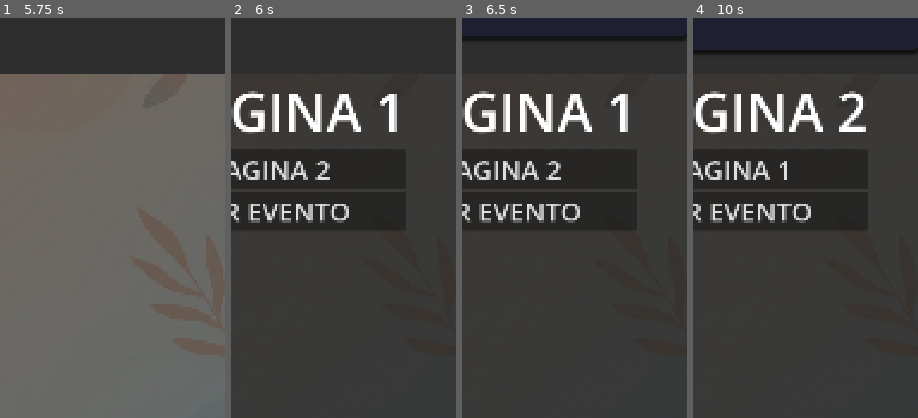
Above: before the commit, frames 1-4 (left to right).
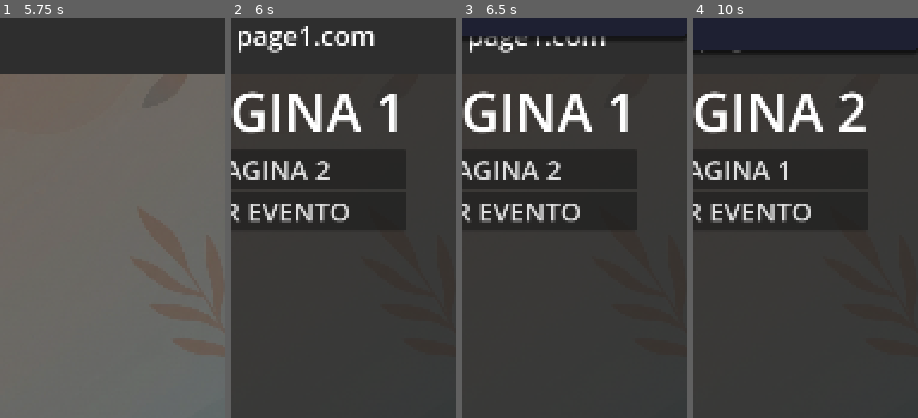
Above: after the commit, the same moments.

Repository: AlfredoCamarena/GD-Phone
Game: Godot game, scene res://_System/Main/main.tscn
Two runs of this game, one before a commit and one after it. Both use one fixed random seed, a clock stepped at 60 frames per second and the inputs below. The engine's default icon, where the game draws it, is replaced by a stand-in: a white triangle on a blue panel in a dark square. Sound files missing from this copy of the repository are replaced by a short silence.
Inputs (mouse positions are % of the whole screen's width and height, from its top left):
- Up to frame 1 (5.75 s): click "Message" at 0.5 s; click (50, 10) at 1.25 s; click (4, 79) at 2 s; click (4, 79) at 2.75 s; click "Pagina 2" at 3.5 s; click (26, 8) at 4.25 s; click (26, 8) at 5 s
- Up to frame 2 (6 s): click "Página 1" at 5.75 s
- Up to frame 3 (6.5 s): no input
- Up to frame 4 (10 s): click "IR A PAGINA 2" at 6.5 s; click "IR A PAGINA 1" at 7.25 s; click "ACTIVAR EVENTO" at 8 s; click (83, 96) at 8.75 s; click "IR A PAGINA 2" at 9.5 s
The pictures show only the part of the screen within x 48-98%, y 6-56%; the shares and areas given below are measured in that part.

Frame 1 is identical in both runs. In frame 2, 1.4% of the frame differs, in the area x 3-64%, y 2-9%; in frame 3, 0.9%; in frame 4, less than 0.1%.

Commit message:
Fix title not showing when opening webpage

Diff:
--- a/Apps/3_WebBrowser/web_browser.gd
+++ b/Apps/3_WebBrowser/web_browser.gd
@@ -78,7 +78,7 @@
 	var page_instance := scene.instantiate() as WebPage
 	page_container.add_child(page_instance)
 	page_instance.navigate_to_url_requested.connect(func (url: String) -> void:
-		_navigate_to_scene(WebManager.get_url_data(url).scene))
+		load_webpage(WebManager.get_url_data(url)))
 	page_instance.trigger_event_requested.connect(func (event: StoryEvent) -> void:
 		EventManager.execute(event))
 
